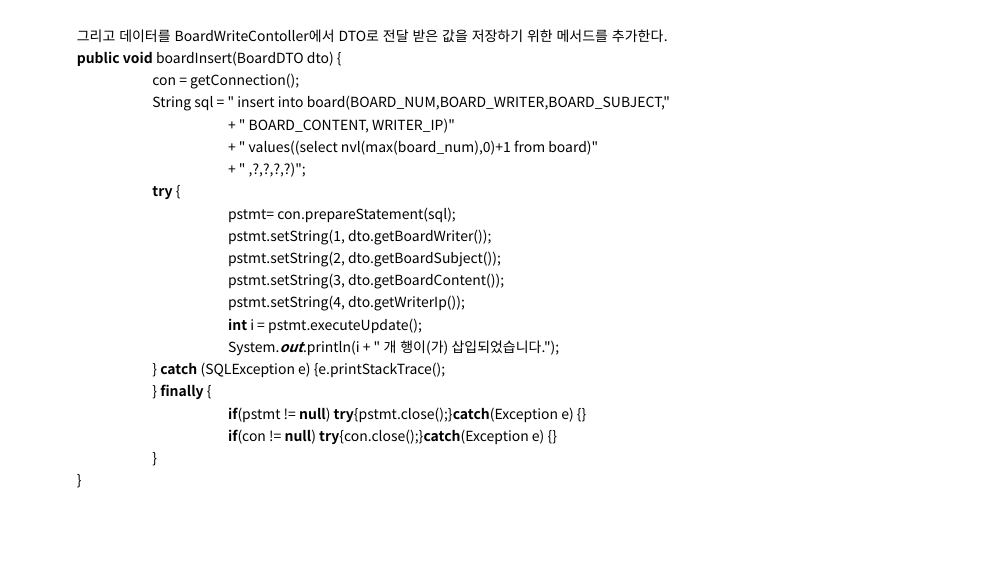
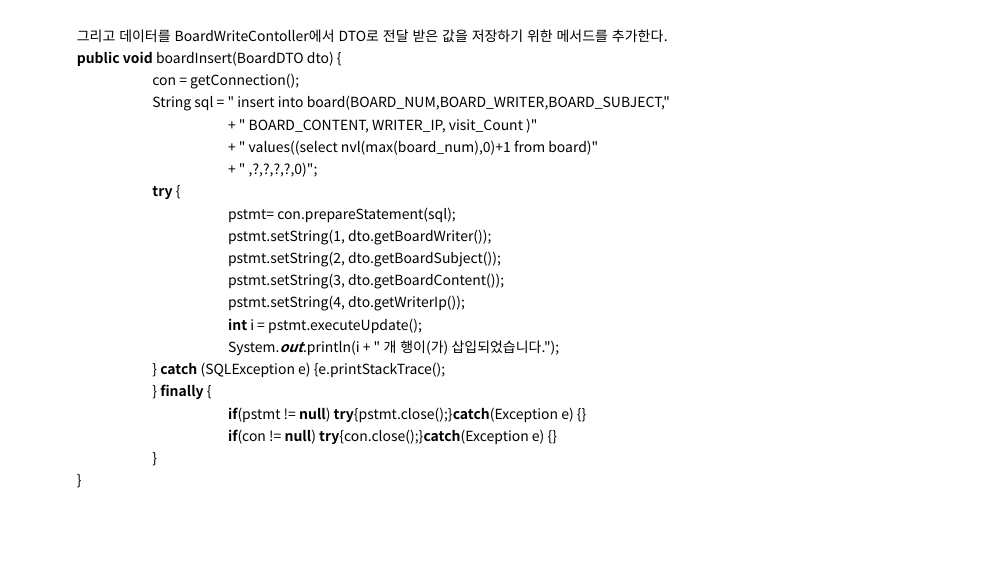
Before and after one commit to SoongMoo/hkblockchain220914, a slide deck: slide 19 of WEB/JSP/board.pptx. Drawn at 1008x567 pixels with LibreOffice and Linux fonts; fonts in the diff are those of the drawing. Boxes give left, top, right and bottom in pixels: in the first picture for what was removed or moved away, otherwise in the second. Text is boxed around its words. In the diff, an @@ line names an element or a change of style, - is before the commit and + after.

```diff
--- a/WEB/JSP/board.pptx
+++ b/WEB/JSP/board.pptx
@@ text at [249, 119, 523, 133]: text changed @@
-+ " BOARD_CONTENT, WRITER_IP)"
++ " BOARD_CONTENT, WRITER_IP, visit_Count )"
@@ text at [249, 162, 318, 177]: text changed @@
-+ " ,?,?,?,?)";
++ " ,?,?,?,?,0)";
```
Also in this commit, not shown: 1 other file.
